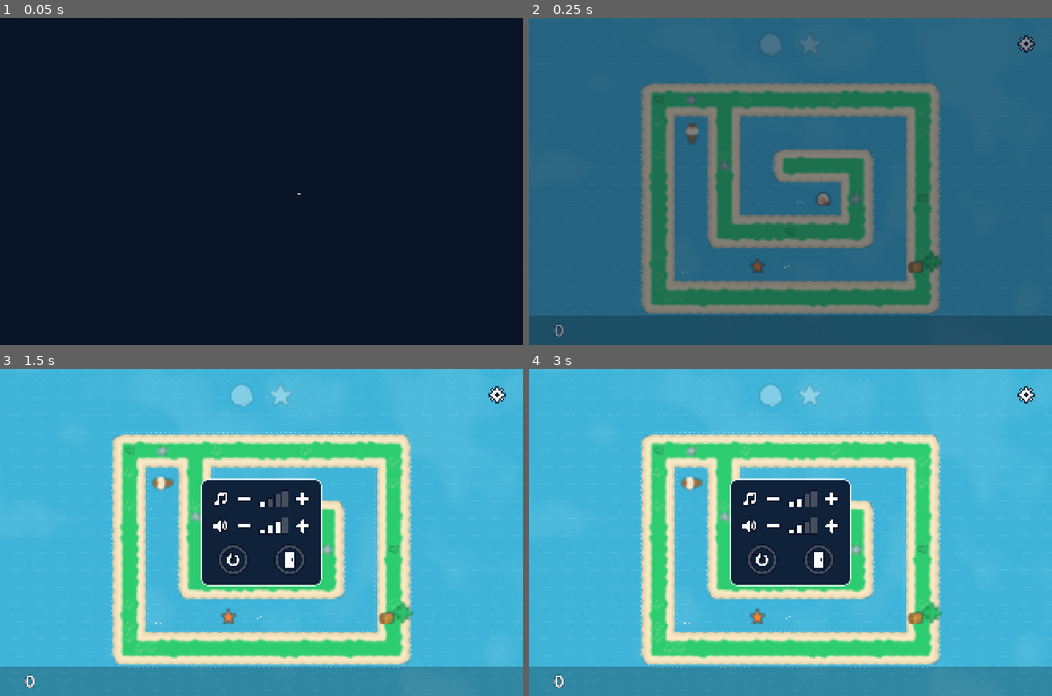
Above: before the commit, frames 1-4 (two rows, left to right).
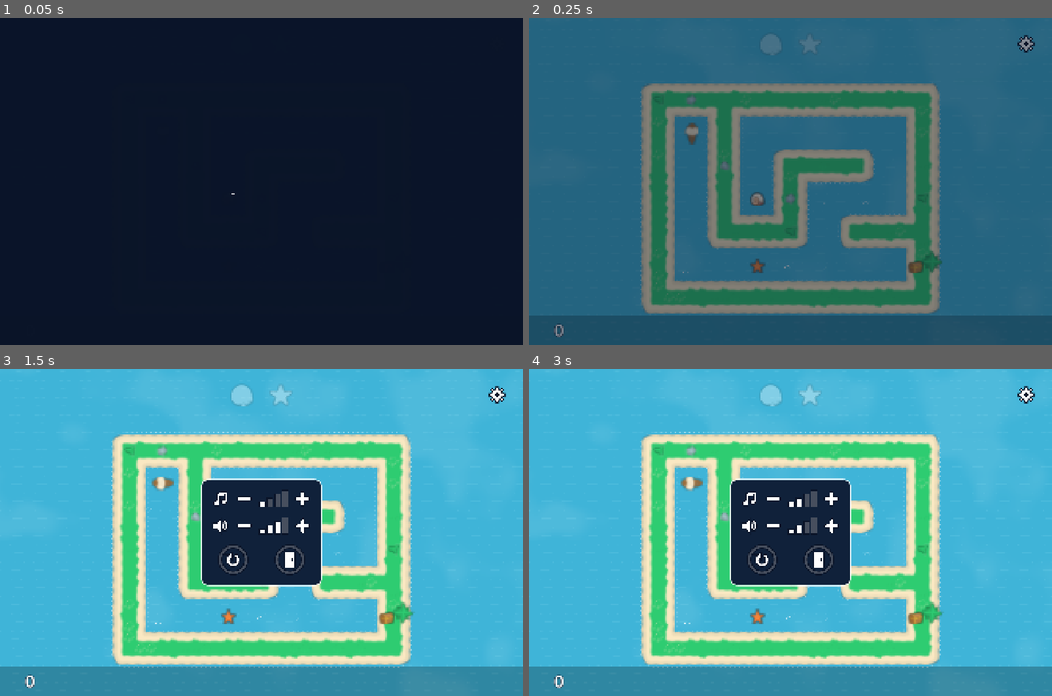
Above: after the commit, the same moments.

Repository: matteoantoci/treasure-bay
Game: Godot game, scene res://main.tscn
The game is run twice, just before and just after one commit, with the same random seed, the same clock (stepped at 60 frames per second) and the same inputs. Sound files missing from this copy of the repository are replaced by a short silence.
Inputs (mouse positions are in pixels of both pictures, inside the frame that each line leads up to):
- Up to frame 1 (0.05 s): no input
- Up to frame 2 (0.25 s): no input
- Up to frame 3 (1.5 s): tap Enter at 0.5 s; move the mouse to (496, 395) at 0.52 s; hold Right (move_right) 0.53-1.25 s; click (496, 395) at 0.67 s; click (245, 499) at 1.27 s
- Up to frame 4 (3 s): click (832, 499) at 2.02 s; click (774, 525) at 2.77 s

The runs differ from the first frame. In frame 1, less than 0.1% of the frame differs, in the area x 44-58%, y 53-54%; in frame 2, 3.7%, in the area x 42-74%, y 47-71%; in frame 3, 2.1%; in frame 4, 2.1%.

Commit message:
Generator: the search never goes on from the Goal square, so no square is behind the Goal (spec 4.2); tests/spec_port.py, the independent Python port, with the same rule; re-pinned Labyrinth 1 walls and tiles and the Item squares

Diff:
--- a/src/labyrinth_generator.gd
+++ b/src/labyrinth_generator.gd
@@ -1,5 +1,7 @@
 ## Makes a perfect Labyrinth with the recursive backtracker (spec 4.2): an iterative depth-first
-## search with a stack. It removes no extra walls, so the Labyrinth has no loops.
+## search with a stack. It removes no extra walls, so the Labyrinth has no loops. The search never
+## goes on from the Goal square, so the Goal square is a dead end and no square is behind it: the
+## boat stops at the Goal (spec 5.2), so the Child could not reach an Item behind it.
 class_name LabyrinthGenerator
 extends RefCounted
 
@@ -10,6 +12,7 @@
 	var visited := PackedByteArray()
 	visited.resize(width * height)
 	var start := labyrinth.start_square()
+	var goal := labyrinth.goal_square()
 	visited[start.y * width + start.x] = 1
 	var stack: Array[Vector2i] = [start]
 	while not stack.is_empty():
@@ -26,7 +29,8 @@
 		var next := square + direction
 		labyrinth.open_wall(square, direction)
 		visited[next.y * width + next.x] = 1
-		stack.push_back(next)
+		if next != goal:
+			stack.push_back(next)
 	if not labyrinth.all_squares_reachable():
 		push_error("The generator left a square that the start cannot reach (%d x %d)." % [width, height])
 	return labyrinth
--- a/tests/test_generator.gd
+++ b/tests/test_generator.gd
@@ -18,15 +18,16 @@
 const RANDOM_SEED_COUNT := 200
 
 # Labyrinth 1 (seed 1, 4 x 3), wall bits of each square row by row: north 1, east 2, south 4,
-# west 8. From an independent Python run of spec 4.1 and 4.2. As tiles (spec 4.5):
+# west 8. From tests/spec_port.py, an independent Python port of spec 4.1 and 4.2. As tiles
+# (spec 4.5):
 #   #########
 #   #.#.....#
 #   #.#.###.#
-#   #.#...#.#
-#   #.#####.#
+#   #.#.#...#
+#   #.###.###
 #   #.......#
 #   #########
-const LABYRINTH_1_WALLS := [11, 9, 5, 3, 10, 12, 7, 10, 12, 5, 5, 6]
+const LABYRINTH_1_WALLS := [11, 9, 5, 3, 10, 14, 9, 6, 12, 5, 4, 7]
 
 
 func test_sizes_match_the_table(t) -> bool:
--- a/tests/test_items.gd
+++ b/tests/test_items.gd
@@ -16,35 +16,35 @@
 	["gem_stone", "spiral_shell"],
 	["glowing_star", "star"],
 ]
-# Item IDs of Labyrinths 1 to 20 in placement order, from an independent Python run of spec 4.1,
-# 4.2, and 4.6. The candidate squares of each list are in row order (lowest y, then lowest x)
-# before the shuffle.
+# Item IDs of Labyrinths 1 to 20 in placement order, from tests/spec_port.py, an independent Python
+# port of spec 4.1, 4.2, and 4.6. The candidate squares of each list are in row order (lowest y,
+# then lowest x) before the shuffle.
 const PINNED_IDS := {
-	1: ["2,1", "1,2"],
-	2: ["0,2", "2,1"],
-	3: ["3,1", "2,2"],
+	1: ["1,1", "1,2"],
+	2: ["0,1", "2,2"],
+	3: ["2,1", "4,1"],
 	4: ["0,1", "4,1"],
-	5: ["3,1", "1,0", "4,2"],
-	6: ["2,2", "0,1", "1,2"],
-	7: ["4,1", "3,3", "1,2", "0,2"],
+	5: ["4,0", "2,0", "3,2"],
+	6: ["3,3", "1,1", "1,2"],
+	7: ["2,0", "5,2", "1,2", "3,3"],
 	8: ["0,1", "4,1", "2,3", "1,1"],
-	9: ["0,3", "1,1", "4,1", "0,2"],
-	10: ["5,1", "0,3", "3,2", "5,0"],
+	9: ["0,3", "1,1", "5,3", "3,2"],
+	10: ["5,1", "0,3", "4,2", "3,2"],
 	11: ["0,4", "2,1", "4,2", "6,2", "3,4"],
-	12: ["5,4", "1,1", "5,1", "3,1", "4,2"],
+	12: ["5,1", "1,1", "5,4", "3,1", "4,2"],
 	13: ["2,4", "6,1", "1,1", "5,2", "7,3", "2,0"],
-	14: ["3,3", "4,1", "1,1", "0,2", "2,2", "4,3"],
-	15: ["1,0", "1,4", "5,3", "4,1", "7,0", "0,5", "1,1", "2,0"],
-	16: ["7,2", "4,0", "6,4", "0,3", "5,2", "5,5", "3,5", "4,3"],
-	17: ["8,1", "2,2", "5,5", "0,5", "5,2", "0,1", "7,3", "6,0"],
+	14: ["4,3", "6,1", "0,4", "6,4", "1,1", "0,2"],
+	15: ["7,1", "5,4", "1,4", "4,1", "2,1", "0,5", "7,0", "1,0"],
+	16: ["7,2", "0,3", "4,0", "5,2", "4,5", "2,5", "4,3", "2,0"],
+	17: ["7,3", "0,5", "2,2", "5,5", "5,2", "0,1", "6,0", "6,4"],
 	18: ["6,3", "4,5", "8,4", "3,1", "5,1", "3,5", "0,4", "4,3"],
 	19: ["4,6", "5,1", "3,3", "8,3", "2,5", "1,2", "0,6", "0,1"],
 	20: ["4,2", "1,4", "3,3", "8,1", "0,6", "2,5", "6,3", "3,1"],
 }
-# The same Python run, for random Labyrinths (10 x 7) with these seeds.
+# The same Python port, for random Labyrinths (10 x 7) with these seeds.
 const PINNED_RANDOM_IDS := {
-	4242: ["9,0", "0,6", "5,5", "2,3", "7,3", "0,4", "5,0", "3,4"],
-	123456789: ["8,4", "0,2", "4,1", "9,2", "3,6", "1,0", "5,4", "2,1"],
+	4242: ["0,4", "0,6", "5,5", "9,0", "2,3", "7,3", "5,0", "3,4"],
+	123456789: ["6,4", "3,6", "2,3", "1,0", "4,2", "9,5", "6,1", "0,2"],
 }
 
 
@@ -104,7 +104,7 @@
 
 
 func test_random_seed_with_no_free_dead_end_moves_to_seed_plus_1(t) -> bool:
-	# At 3 x 2 squares, the Python run finds no free dead end for seeds 9, 15, and 16.
+	# At 3 x 2 squares, tests/spec_port.py finds no free dead end for seeds 9, 15, and 16.
 	var size := Vector2i(3, 2)
 	for seed_value in [9, 15, 16]:
 		var labyrinth := LabyrinthGenerator.generate(size.x, size.y, Prng.new(seed_value))
@@ -117,11 +117,11 @@
 
 
 func test_first_item_is_in_the_farthest_dead_end(t) -> bool:
-	# Labyrinth 2 (seed 2, 4 x 3). From the Python run: its free dead ends are (2, 1) at distance 9
-	# and (0, 2) at distance 10 from the start, so Item 1 is on (0, 2).
+	# Labyrinth 2 (seed 2, 4 x 3). From tests/spec_port.py: its free dead ends are (0, 1) at
+	# distance 9 and (2, 2) at distance 8 from the start, so Item 1 is on (0, 1).
 	var labyrinth := LabyrinthPlan.build(2)
-	t.assert_eq(ItemPlacement.free_dead_ends(labyrinth), [Vector2i(2, 1), Vector2i(0, 2)] as Array[Vector2i], "free dead ends of Labyrinth 2")
-	t.assert_eq(labyrinth.items[0].square, Vector2i(0, 2), "Item 1 of Labyrinth 2")
+	t.assert_eq(ItemPlacement.free_dead_ends(labyrinth), [Vector2i(0, 1), Vector2i(2, 2)] as Array[Vector2i], "free dead ends of Labyrinth 2")
+	t.assert_eq(labyrinth.items[0].square, Vector2i(0, 1), "Item 1 of Labyrinth 2")
 	return true
 
 
--- a/tests/test_labyrinth.gd
+++ b/tests/test_labyrinth.gd
@@ -23,8 +23,8 @@
 		"#########",
 		"#.#.....#",
 		"#.#.###.#",
-		"#.#...#.#",
-		"#.#####.#",
+		"#.#.#...#",
+		"#.###.###",
 		"#.......#",
 		"#########",
 	]
